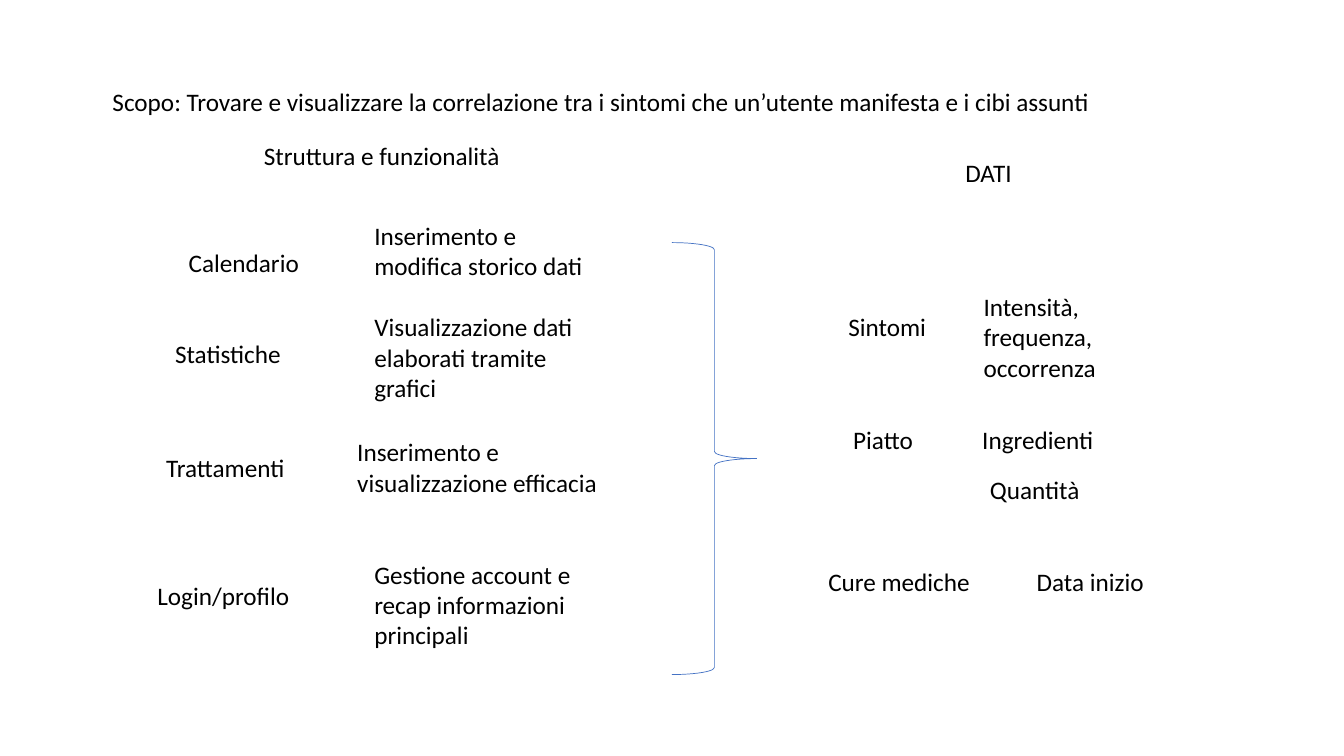
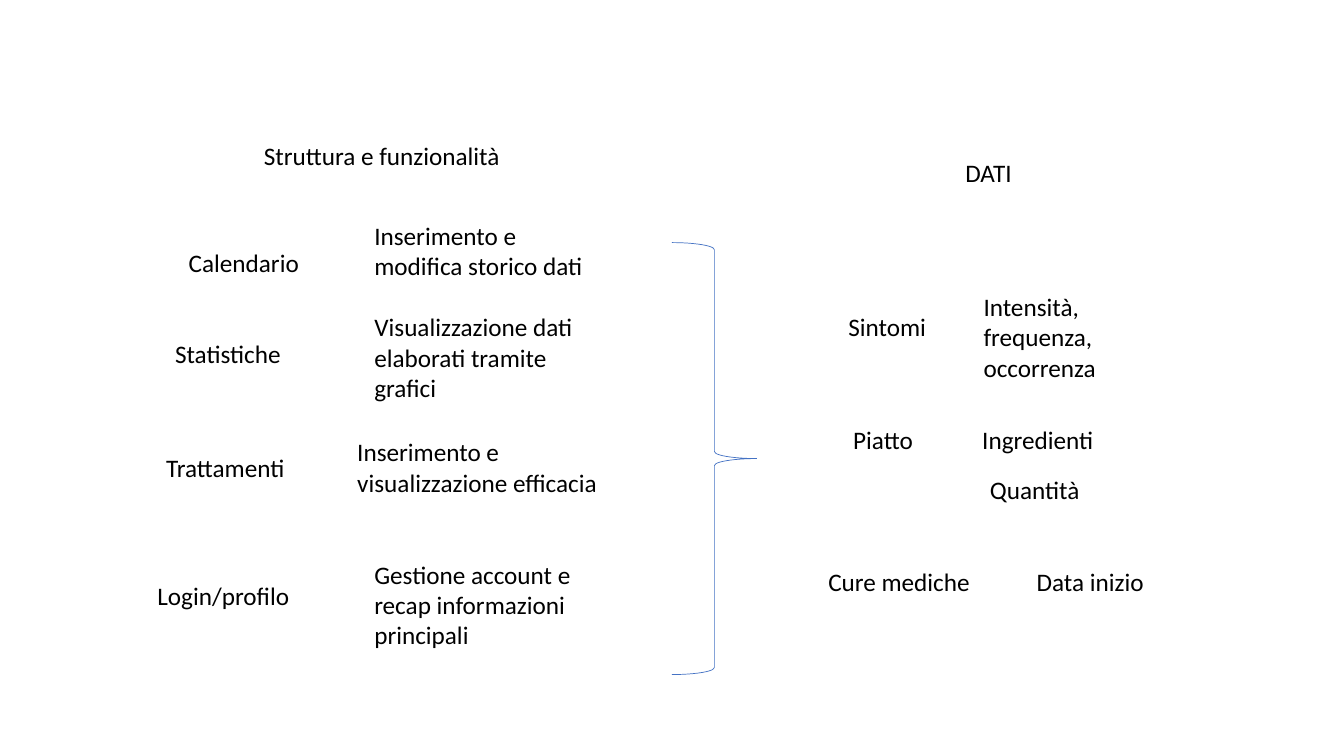
Before and after one commit to Ciuse/Bealthy_app, a slide deck: slide 5 of Presentazione/Presentazione Bealthy.pptx (slide 2 before the commit). Drawn at 1344x756 pixels with LibreOffice and Linux fonts; fonts in the diff are those of the drawing. Boxes give left, top, right and bottom in pixels: in the first picture for what was removed or moved away, otherwise in the second. Text is boxed around its words. In the diff, an @@ line names an element or a change of style, - is before the commit and + after.

```diff
--- a/Presentazione/Presentazione Bealthy.pptx
+++ b/Presentazione/Presentazione Bealthy.pptx
@@ text removed at bbox=[112, 93, 1088, 115] @@
-Scopo: Trovare e visualizzare la correlazione tra i sintomi che un’utente manifesta e i cibi assunti
```
Also in this commit, not shown: 1 other slide changed, 5 slides added, 1 slide removed.
